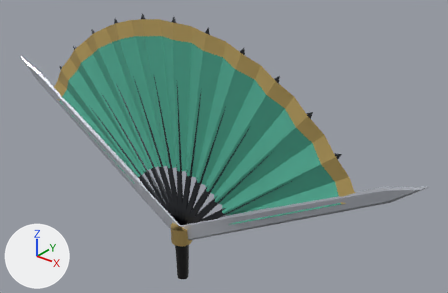
One commit to the glTF model assets/weapons/fan.glb: the scene before it, then after it.
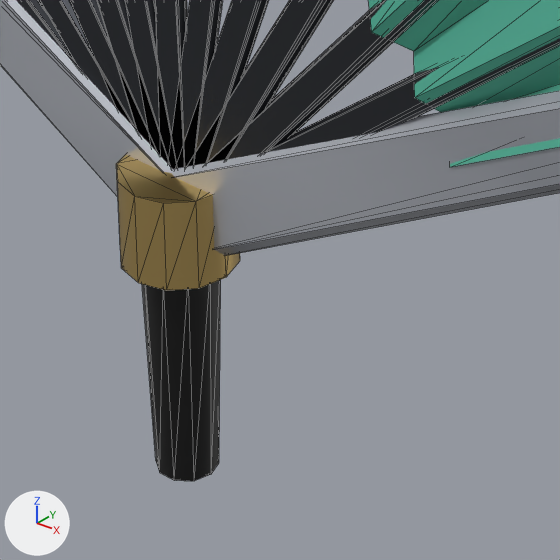
Each version is shown whole from a 50 mm lens placed at (1.01, -1.071, 0.98), pointed at (0.084, 0.086, 0.263), then close up on the part from 34% to 55% of the width and 67% to 100% of the height. Arrows for +X, +Y and +Z are at lower left; the lights stay in place. The older version's two pictures come first. The close-ups show mesh edges as thin lines. Vertices at exactly the same position are counted once.

The scene before the commit, as lines of its bpy script (objects in view):
```python
me_fan = bpy.data.meshes.new('fan')
me_fan.from_pydata(...)  # 314 vertices, 514 faces; spans x -0.664..0.664, y -0.03..0.03, z -0.15..0.615
# faces by material slot: [48, 48, 52, 286, 44, 36]
me_fan.materials.append(mat_silk)  # green #50ad95
me_fan.materials.append(mat_silk_edge)  # yellow #ddbf76
me_fan.materials.append(mat_steel)  # picture img_steel_col
me_fan.materials.append(mat_dark_steel)  # dark grey #45484d
me_fan.materials.append(mat_gold)  # beige #e5c47c
me_fan.materials.append(mat_shaft_black)  # picture img_shaft_black_col
ob_fan = bpy.data.objects.new('fan', me_fan)
ob_fan.location = (0.0, 0.0, 0.0)
```
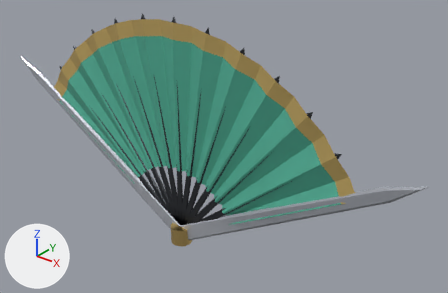
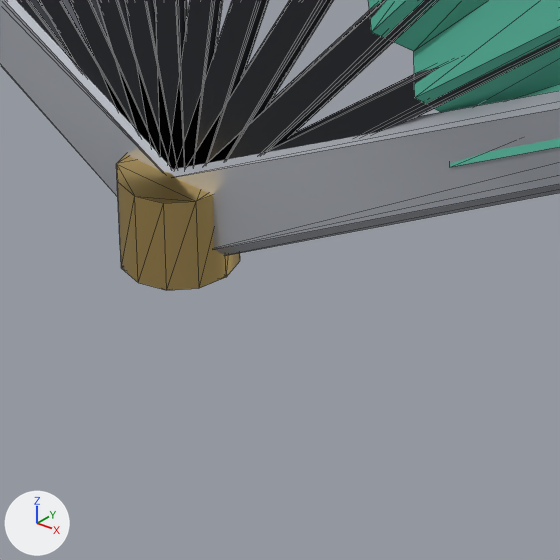
What differs and where, as boxes [x1, y1, x2, y2] in the close-ups (560 x 560 px):
'fan', reshaped
    before: [0, 0, 560, 481]
    after: [0, 0, 560, 290]
part 1 of me_fan, deleted
    before: [142, 280, 221, 481]

Edits to the bpy script that builds the scene:
```text
Change me_fan:
    used by ob_fan; location = (0.0, 0.0, 0.0)
    remove me_fan.from_pydata(...)  # 314 vertices, 514 faces; spans x -0.664..0.664, y -0.03..0.03, z -0.15..0.615
    add me_fan.from_pydata(...)  # 294 vertices, 478 faces; spans x -0.664..0.664, y -0.03..0.03, z -0.026..0.615
    me_fan part 1: the loose piece of 20 vertices spanning x -0.02..0.02, y -0.019..0.019, z -0.15..-0.025 is deleted
    remove me_fan.materials.append(mat_shaft_black)  # picture img_shaft_black_col
```
